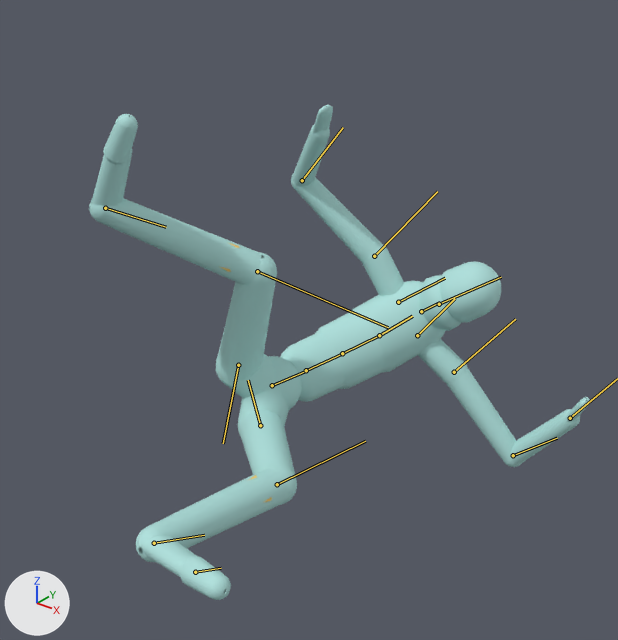
Two versions of the glTF model assets/samples/hockey_stop/hockey_stop_humanoid.glb, one commit apart.
Both versions are drawn from a 50 mm camera at (1.476, -1.669, 1.593) aimed at (0.232, -0.114, 0.629). Lighting does not change. The marker at lower left points along +X, +Y and +Z. The first picture is the older version. Both versions are drawn at frame 48 of the action 'hockey_stop'; the numbers are the values there. The bones that change, and the others that lie on the model, are drawn over the model as lines.

Objects in the first picture: 'bones', 'mannequin'.
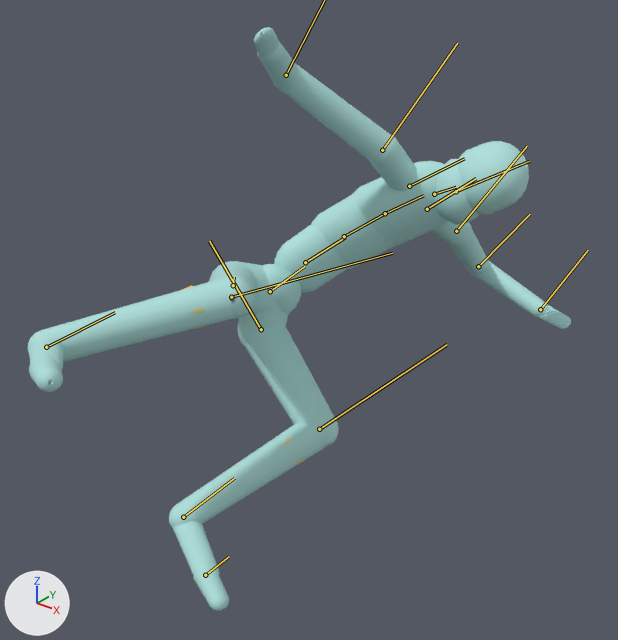
Edits to the scene script, one JSON object a line:
```json
{"block": "bone_hips", "where": "bone_hips = bpy.data.objects['hockey_stop_humanoid_skin'].pose.bones['Hips']"}
{"op": "set", "path": "bone_hips.location", "old": "(0.0, -0.631, 0.0)", "new": "(0.0, -0.323, 0.0)"}
{"op": "set", "path": "bone_hips.rotation_quaternion", "old": "(0.674, -0.538, 0.282, -0.42)", "new": "(0.698, -0.238, 0.502, -0.452)", "note": "degrees (-75, -4, -61) -> degrees (-64, 29, -84)"}
{"block": "bone_spine", "where": "bone_spine = bpy.data.objects['hockey_stop_humanoid_skin'].pose.bones['Spine']  # child of 'Hips'"}
{"op": "set", "path": "bone_spine.rotation_quaternion", "old": "(0.996, 0.087, -0.001, 0.023)", "new": "(0.995, 0.086, 0.029, 0.036)", "note": "degrees (10, 0, 3) -> degrees (10, 3, 4)"}
{"block": "bone_spine1", "where": "bone_spine1 = bpy.data.objects['hockey_stop_humanoid_skin'].pose.bones['Spine1']  # child of 'Spine'"}
{"op": "set", "path": "bone_spine1.rotation_quaternion", "old": "(0.996, 0.089, 0.001, 0.027)", "new": "(0.996, 0.081, 0.029, 0.035)", "note": "degrees (10, 0, 3) -> degrees (9, 3, 4)"}
{"block": "bone_spine2", "where": "bone_spine2 = bpy.data.objects['hockey_stop_humanoid_skin'].pose.bones['Spine2']  # child of 'Spine1'"}
{"op": "set", "path": "bone_spine2.rotation_quaternion", "old": "(0.994, 0.095, 0.004, 0.048)", "new": "(0.996, 0.078, 0.031, 0.035)", "note": "degrees (11, 0, 5) -> degrees (9, 3, 4)"}
{"block": "bone_neck", "where": "bone_neck = bpy.data.objects['hockey_stop_humanoid_skin'].pose.bones['Neck']  # child of 'Spine2'"}
{"op": "set", "path": "bone_neck.rotation_quaternion", "old": "(0.994, 0.107, 0.002, -0.013)", "new": "(0.996, 0.09, -0.006, 0.007)", "note": "degrees (12, 0, -1) -> degrees (10, -1, 1)"}
{"block": "bone_head", "where": "bone_head = bpy.data.objects['hockey_stop_humanoid_skin'].pose.bones['Head']  # child of 'Neck'"}
{"op": "set", "path": "bone_head.rotation_quaternion", "old": "(0.995, 0.099, 0.017, -0.011)", "new": "(0.999, -0.039, -0.014, 0.023)", "note": "degrees (11, 2, -1) -> degrees (-5, -1, 3)"}
{"block": "bone_leftshoulder", "where": "bone_leftshoulder = bpy.data.objects['hockey_stop_humanoid_skin'].pose.bones['LeftShoulder']  # child of 'Spine2'"}
{"op": "set", "path": "bone_leftshoulder.rotation_quaternion", "old": "(0.99, 0.014, -0.05, 0.129)", "new": "(0.996, -0.008, 0.007, 0.087)", "note": "degrees (1, -6, 15) -> degrees (-1, 1, 10)"}
{"block": "bone_leftarm", "where": "bone_leftarm = bpy.data.objects['hockey_stop_humanoid_skin'].pose.bones['LeftArm']  # child of 'LeftShoulder'"}
{"op": "set", "path": "bone_leftarm.rotation_quaternion", "old": "(0.957, -0.278, 0.037, -0.079)", "new": "(0.953, -0.255, 0.129, -0.098)", "note": "degrees (-33, 2, -10) -> degrees (-31, 11, -15)"}
{"block": "bone_leftforearm", "where": "bone_leftforearm = bpy.data.objects['hockey_stop_humanoid_skin'].pose.bones['LeftForeArm']  # child of 'LeftArm'"}
{"op": "set", "path": "bone_leftforearm.rotation_quaternion", "old": "(0.609, -0.217, -0.763, -0.008)", "new": "(0.694, -0.079, -0.711, -0.074)", "note": "degrees (44, -111, -63) -> degrees (10, -91, -22)"}
{"block": "bone_lefthand", "where": "bone_lefthand = bpy.data.objects['hockey_stop_humanoid_skin'].pose.bones['LeftHand']  # child of 'LeftForeArm'"}
{"op": "set", "path": "bone_lefthand.rotation_quaternion", "old": "(0.982, 0.091, -0.086, -0.139)", "new": "(0.997, 0.022, -0.065, 0.035)", "note": "degrees (12, -8, -17) -> degrees (2, -7, 4)"}
{"block": "bone_rightshoulder", "where": "bone_rightshoulder = bpy.data.objects['hockey_stop_humanoid_skin'].pose.bones['RightShoulder']  # child of 'Spine2'"}
{"op": "set", "path": "bone_rightshoulder.rotation_quaternion", "old": "(0.999, 0.009, 0.027, -0.021)", "new": "(1.0, -0.008, -0.012, 0.003)", "note": "degrees (1, 3, -2) -> degrees (-1, -1, 0)"}
{"block": "bone_rightarm", "where": "bone_rightarm = bpy.data.objects['hockey_stop_humanoid_skin'].pose.bones['RightArm']  # child of 'RightShoulder'"}
{"op": "set", "path": "bone_rightarm.rotation_quaternion", "old": "(0.966, -0.213, -0.065, 0.13)", "new": "(0.951, -0.243, -0.147, 0.121)", "note": "degrees (-25, -4, 16) -> degrees (-31, -13, 18)"}
{"block": "bone_rightforearm", "where": "bone_rightforearm = bpy.data.objects['hockey_stop_humanoid_skin'].pose.bones['RightForeArm']  # child of 'RightArm'"}
{"op": "set", "path": "bone_rightforearm.rotation_quaternion", "old": "(0.768, -0.088, 0.634, 0.019)", "new": "(0.865, -0.054, 0.499, 0.028)", "note": "degrees (-32, 78, -23) -> degrees (-8, 60, -1)"}
{"block": "bone_leftupleg", "where": "bone_leftupleg = bpy.data.objects['hockey_stop_humanoid_skin'].pose.bones['LeftUpLeg']  # child of 'Hips'"}
{"op": "set", "path": "bone_leftupleg.rotation_quaternion", "old": "(0.825, -0.53, 0.184, 0.068)", "new": "(0.732, -0.65, 0.168, 0.118)", "note": "degrees (-67, 22, -5) -> degrees (-84, 24, -3)"}
{"block": "bone_leftleg", "where": "bone_leftleg = bpy.data.objects['hockey_stop_humanoid_skin'].pose.bones['LeftLeg']  # child of 'LeftUpLeg'"}
{"op": "set", "path": "bone_leftleg.rotation_quaternion", "old": "(0.92, 0.382, 0.007, -0.086)", "new": "(0.732, 0.678, -0.04, -0.041)", "note": "degrees (45, 5, -9) -> degrees (86, 0, -7)"}
{"block": "bone_leftfoot", "where": "bone_leftfoot = bpy.data.objects['hockey_stop_humanoid_skin'].pose.bones['LeftFoot']  # child of 'LeftLeg'"}
{"op": "set", "path": "bone_leftfoot.rotation_quaternion", "old": "(0.991, -0.007, 0.043, -0.126)", "new": "(0.995, -0.07, 0.01, -0.07)", "note": "degrees (-1, 5, -15) -> degrees (-8, 1, -8)"}
{"block": "bone_rightupleg", "where": "bone_rightupleg = bpy.data.objects['hockey_stop_humanoid_skin'].pose.bones['RightUpLeg']  # child of 'Hips'"}
{"op": "set", "path": "bone_rightupleg.rotation_quaternion", "old": "(0.668, -0.617, -0.115, -0.399)", "new": "(0.747, -0.583, -0.085, -0.309)", "note": "degrees (-74, -40, -31) -> degrees (-69, -29, -24)"}
{"block": "bone_rightleg", "where": "bone_rightleg = bpy.data.objects['hockey_stop_humanoid_skin'].pose.bones['RightLeg']  # child of 'RightUpLeg'"}
{"op": "set", "path": "bone_rightleg.rotation_quaternion", "old": "(0.819, 0.57, 0.059, -0.042)", "new": "(0.799, 0.599, 0.049, 0.033)", "note": "degrees (70, 8, 0) -> degrees (74, 2, 6)"}
{"block": "bone_rightfoot", "where": "bone_rightfoot = bpy.data.objects['hockey_stop_humanoid_skin'].pose.bones['RightFoot']  # child of 'RightLeg'"}
{"op": "set", "path": "bone_rightfoot.rotation_quaternion", "old": "(0.993, -0.018, -0.009, 0.118)", "new": "(0.993, -0.078, 0.009, 0.089)", "note": "degrees (-2, -1, 14) -> degrees (-9, 2, 10)"}
```

Changed parts and their boxes [x1, y1, x2, y2] in the pictures (618 x 640 px):
```json
{"object": "mannequin", "change": "posed", "before": [89, 105, 590, 600], "after": [27, 27, 571, 611], "on screen": "9% wider, 18% taller"}
{"object": "bones", "change": "posed", "before": [219, 243, 499, 503], "after": [182, 161, 529, 466], "on screen": "mostly hidden"}
{"bone": "Hips", "before": "(272, 385) to (305, 371)", "after": "(270, 291) to (304, 266)"}
{"bone": "Spine", "before": "(306, 370) to (343, 353)", "after": "(305, 262) to (345, 237)"}
{"bone": "Spine1", "before": "(342, 353) to (379, 335)", "after": "(344, 236) to (385, 213)"}
{"bone": "Spine2", "before": "(379, 335) to (412, 316)", "after": "(385, 213) to (423, 195)"}
{"bone": "Neck", "before": "(421, 311) to (439, 302)", "after": "(434, 194) to (456, 187)"}
{"bone": "Head", "before": "(439, 304) to (501, 277)", "after": "(456, 191) to (529, 161)"}
{"bone": "LeftShoulder", "before": "(417, 335) to (455, 298)", "after": "(427, 209) to (476, 178)"}
{"bone": "LeftArm", "before": "(454, 372) to (515, 319)", "after": "(456, 231) to (527, 146)"}
{"bone": "LeftForeArm", "before": "(513, 455) to (557, 438)", "after": "(478, 266) to (530, 214)"}
{"bone": "LeftHand", "before": "(570, 418) to (617, 378)", "after": "(540, 309) to (588, 250)"}
{"bone": "RightShoulder", "before": "(398, 302) to (445, 278)", "after": "(409, 186) to (464, 158)"}
{"bone": "RightArm", "before": "(374, 256) to (437, 191)", "after": "(382, 150) to (457, 43)"}
{"bone": "LeftUpLeg", "before": "(260, 425) to (248, 380)", "after": "(261, 329) to (209, 241)"}
{"bone": "LeftLeg", "before": "(277, 484) to (365, 441)", "after": "(319, 429) to (447, 344)"}
{"bone": "LeftFoot", "before": "(154, 543) to (204, 535)", "after": "(183, 517) to (234, 478)"}
{"bone": "RightUpLeg", "before": "(238, 365) to (223, 443)", "after": "(233, 285) to (234, 277)"}
{"bone": "RightLeg", "before": "(257, 271) to (388, 327)", "after": "(231, 297) to (392, 253)"}
{"bone": "RightFoot", "before": "(105, 208) to (166, 227)", "after": "(46, 347) to (115, 312)"}
```
